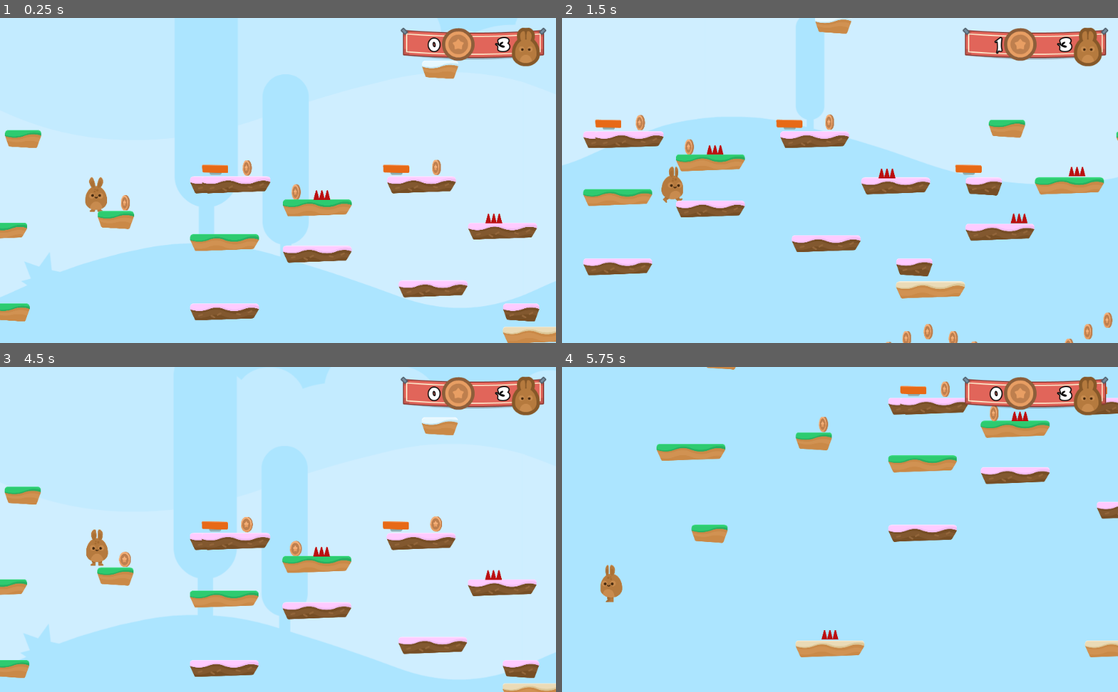
Above: before the commit, frames 1-4 (two rows, left to right).
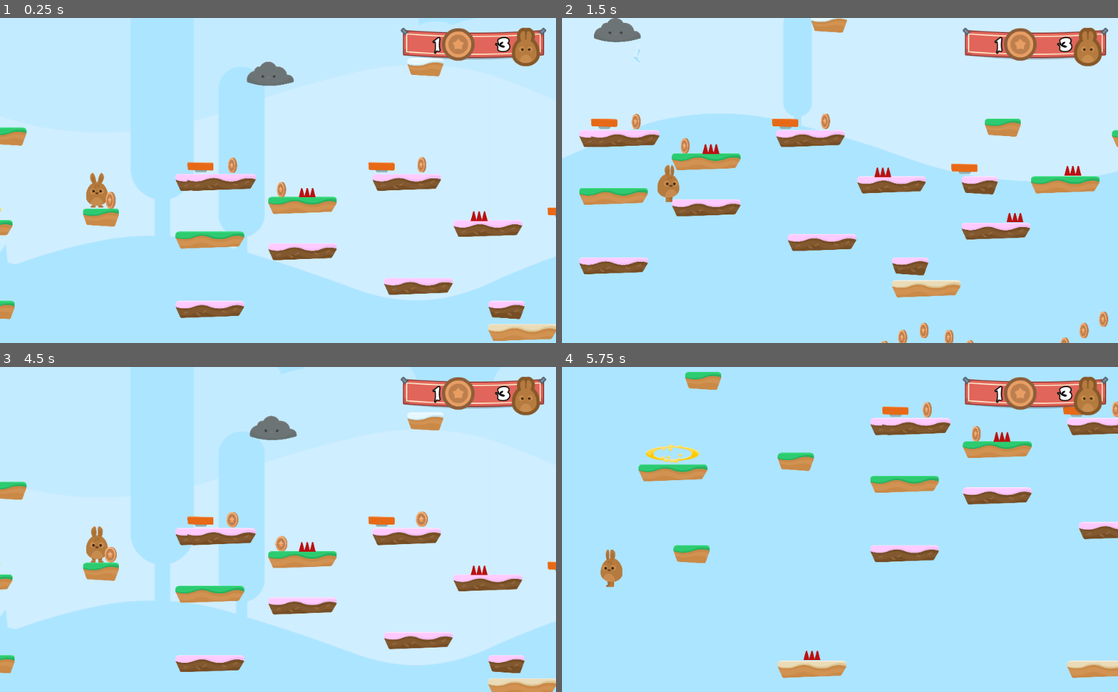
Above: after the commit, the same moments.

Repository: prodes13/curs_godot
Game: Godot game, scene res://Levels/Level1.tscn
Two runs of this game, one before a commit and one after it. Both use one fixed random seed, a clock stepped at 60 frames per second and the inputs below.
Inputs (mouse positions are in pixels of both pictures, inside the frame that each line leads up to):
- Up to frame 1 (0.25 s): no input
- Up to frame 2 (1.5 s): hold D (right) from 0.53 s (still down); tap W (jump) at 0.77 s
- Up to frame 3 (4.5 s): tap W (jump) at 1.52, 3.02, 3.77 s; release D (right) at 2.03 s; hold A (left) 2.03-2.78 s; hold D (right) 2.78-4.25 s; click (378, 575) at 4.25 s
- Up to frame 4 (5.75 s): hold A (left) from 5.03 s (still down); tap W (jump) at 5.27 s

The runs differ from the first frame. In frame 1, 20% of the frame differs, in the area x 0-100%, y 5-100%; in frame 2, 7.2%; in frame 3, 21%; in frame 4, 13%.

Commit message:
heist meisters started

Diff:
--- a/Hoppy_Days/Levels/GameState.gd
+++ b/Hoppy_Days/Levels/GameState.gd
@@ -31,3 +31,6 @@
 
 func end_game():
 	get_tree().change_scene("res://Levels/GameOver.tscn")
+
+func win_game():
+	get_tree().change_scene("res://Levels/GameWon.tscn")
--- /dev/null
+++ b/Hoppy_Days/Levels/GameWon.tscn
@@ -0,0 +1,26 @@
+[gd_scene load_steps=2 format=2]
+
+[ext_resource path="res://Levels/GameOver.tscn" type="PackedScene" id=1]
+
+[node name="Victory" instance=ExtResource( 1 )]
+
+[node name="VBoxContainer" parent="CenterContainer" index="0"]
+margin_left = 174.0
+margin_right = 850.0
+
+[node name="Label" parent="CenterContainer/VBoxContainer" index="0"]
+margin_right = 676.0
+custom_colors/font_color = Color( 0.027451, 0.560784, 0.141176, 1 )
+text = "You win!!!"
+
+[node name="HBoxContainer" parent="CenterContainer/VBoxContainer" index="1"]
+margin_right = 676.0
+
+[node name="Label" parent="CenterContainer/VBoxContainer/HBoxContainer" index="0"]
+margin_left = 115.0
+margin_right = 505.0
+text = "Play Again!"
+
+[node name="RestartButton" parent="CenterContainer/VBoxContainer/HBoxContainer" index="1"]
+margin_left = 509.0
+margin_right = 561.0
--- a/Hoppy_Days/Levels/Level1.tscn
+++ b/Hoppy_Days/Levels/Level1.tscn
@@ -8,12 +8,15 @@
 [ext_resource path="res://Items/JumpPad.tscn" type="PackedScene" id=6]
 [ext_resource path="res://SFX/Chiptune_Adventures_1.ogg" type="AudioStream" id=7]
 [ext_resource path="res://GUI/GUI.tscn" type="PackedScene" id=8]
+[ext_resource path="res://NPCs/Spikeman.tscn" type="PackedScene" id=9]
+[ext_resource path="res://NPCs/Cloud.tscn" type="PackedScene" id=10]
+[ext_resource path="res://Levels/Portal.tscn" type="PackedScene" id=11]
 
 [node name="Level1" type="Node"]
 script = ExtResource( 1 )
 
 [node name="Player" parent="." instance=ExtResource( 2 )]
-position = Vector2( -1600.67, 198.969 )
+position = Vector2( -1521.47, 226.923 )
 
 [node name="TileMap" type="TileMap" parent="."]
 tile_set = ExtResource( 3 )
@@ -146,3 +149,17 @@
 autoplay = true
 
 [node name="GUI" parent="." instance=ExtResource( 8 )]
+
+[node name="Portal" parent="." instance=ExtResource( 11 )]
+position = Vector2( -2180.41, 451.922 )
+
+[node name="NPCs" type="Node" parent="."]
+
+[node name="Spikeman" parent="NPCs" instance=ExtResource( 9 )]
+position = Vector2( 1779.74, 1518.83 )
+
+[node name="Spikeman2" parent="NPCs" instance=ExtResource( 9 )]
+position = Vector2( 4099.92, 1257.93 )
+
+[node name="Cloud" parent="NPCs" instance=ExtResource( 10 )]
+position = Vector2( -526.467, -298.176 )
--- /dev/null
+++ b/Hoppy_Days/Levels/Portal.gd
@@ -0,0 +1,6 @@
+extends Node2D
+
+
+
+func _on_Area2D_body_entered(body):
+	get_tree().call_group("Gamestate", "win_game")
--- /dev/null
+++ b/Hoppy_Days/Levels/Portal.tscn
@@ -0,0 +1,60 @@
+[gd_scene load_steps=7 format=2]
+
+[ext_resource path="res://GFX/Items/portal_yellow.png" type="Texture" id=1]
+[ext_resource path="res://GFX/Particles/portal_yellowParticle.png" type="Texture" id=2]
+[ext_resource path="res://Levels/Portal.gd" type="Script" id=3]
+
+[sub_resource type="RectangleShape2D" id=1]
+extents = Vector2( 109.142, 40.6502 )
+
+[sub_resource type="Animation" id=2]
+resource_name = "PortalStrech"
+length = 2.0
+loop = true
+step = 1.0
+tracks/0/type = "value"
+tracks/0/path = NodePath(".:scale")
+tracks/0/interp = 1
+tracks/0/loop_wrap = true
+tracks/0/imported = false
+tracks/0/enabled = true
+tracks/0/keys = {
+"times": PoolRealArray( 0, 1 ),
+"transitions": PoolRealArray( 1, 1 ),
+"update": 0,
+"values": [ Vector2( 1, 1 ), Vector2( 1.5, 1 ) ]
+}
+
+[sub_resource type="ParticlesMaterial" id=3]
+emission_shape = 1
+emission_sphere_radius = 50.0
+flag_disable_z = true
+gravity = Vector3( 0, 0, 0 )
+initial_velocity = 15.0
+orbit_velocity = 1.5
+orbit_velocity_random = 0.0
+
+[node name="Portal" type="Node2D"]
+script = ExtResource( 3 )
+
+[node name="Area2D" type="Area2D" parent="."]
+scale = Vector2( 1.29737, 1 )
+collision_layer = 0
+
+[node name="Sprite" type="Sprite" parent="Area2D"]
+texture = ExtResource( 1 )
+
+[node name="CollisionShape2D" type="CollisionShape2D" parent="Area2D"]
+visible = false
+shape = SubResource( 1 )
+
+[node name="AnimationPlayer" type="AnimationPlayer" parent="Area2D"]
+autoplay = "PortalStrech"
+anims/PortalStrech = SubResource( 2 )
+
+[node name="Particles2D" type="Particles2D" parent="Area2D"]
+amount = 32
+lifetime = 2.0
+process_material = SubResource( 3 )
+texture = ExtResource( 2 )
+[connection signal="body_entered" from="Area2D" to="." method="_on_Area2D_body_entered"]
--- /dev/null
+++ b/Hoppy_Days/NPCs/Cloud.gd
@@ -0,0 +1,17 @@
+extends Node2D
+
+var timeout = false
+
+func _process(delta):
+	if $Sprite/RayCast2D.is_colliding():
+		fire()
+
+func fire():
+	if not timeout:
+		$Sprite/RayCast2D.add_child(load("res://NPCs/Lightning.tscn").instance())
+		$Sprite/Timer.start()
+		timeout = true
+
+
+func _on_Timer_timeout():
+	timeout = false
--- /dev/null
+++ b/Hoppy_Days/NPCs/Cloud.tscn
@@ -0,0 +1,41 @@
+[gd_scene load_steps=4 format=2]
+
+[ext_resource path="res://GFX/Background/Enemies/cloud.png" type="Texture" id=1]
+[ext_resource path="res://NPCs/Cloud.gd" type="Script" id=2]
+
+[sub_resource type="Animation" id=1]
+resource_name = "CloudDrift"
+length = 8.0
+loop = true
+tracks/0/type = "value"
+tracks/0/path = NodePath(".:position")
+tracks/0/interp = 1
+tracks/0/loop_wrap = true
+tracks/0/imported = false
+tracks/0/enabled = true
+tracks/0/keys = {
+"times": PoolRealArray( 0.1, 2.1, 6 ),
+"transitions": PoolRealArray( 1, 1, 1 ),
+"update": 0,
+"values": [ Vector2( 0, 0 ), Vector2( -500, 0 ), Vector2( 500, 0 ) ]
+}
+
+[node name="Cloud" type="Node2D"]
+script = ExtResource( 2 )
+
+[node name="Sprite" type="Sprite" parent="."]
+self_modulate = Color( 0.482353, 0.482353, 0.482353, 1 )
+position = Vector2( 23.8095, 0 )
+texture = ExtResource( 1 )
+
+[node name="AnimatedSprite" type="AnimationPlayer" parent="Sprite"]
+autoplay = "CloudDrift"
+anims/CloudDrift = SubResource( 1 )
+
+[node name="Timer" type="Timer" parent="Sprite"]
+one_shot = true
+
+[node name="RayCast2D" type="RayCast2D" parent="Sprite"]
+enabled = true
+cast_to = Vector2( 0, 750 )
+[connection signal="timeout" from="Sprite/Timer" to="." method="_on_Timer_timeout"]
--- /dev/null
+++ b/Hoppy_Days/NPCs/Lightning.gd
@@ -0,0 +1,21 @@
+extends Node2D
+
+const SPEED = 300
+
+func _ready():
+	set_as_toplevel(true) #doesnt take pos form parent
+	global_position = get_parent().global_position
+
+func _process(delta):
+	position.y += SPEED * delta
+	manage_collision()
+
+func _on_VisibilityNotifier2D_screen_exited():
+	queue_free()
+
+func manage_collision():
+	var collider = $Area2D.get_overlapping_bodies()
+	for object in collider:
+		if object.name == "Player":
+			get_tree().call_group("Gamestate", "hurt")
+		queue_free()
--- /dev/null
+++ b/Hoppy_Days/NPCs/Lightning.tscn
@@ -0,0 +1,34 @@
+[gd_scene load_steps=6 format=2]
+
+[ext_resource path="res://GFX/Particles/lighting_blue.png" type="Texture" id=1]
+[ext_resource path="res://GFX/Particles/lighting_yellow.png" type="Texture" id=2]
+[ext_resource path="res://NPCs/Lightning.gd" type="Script" id=3]
+
+[sub_resource type="SpriteFrames" id=1]
+animations = [ {
+"frames": [ ExtResource( 1 ), ExtResource( 2 ) ],
+"loop": true,
+"name": "default",
+"speed": 5.0
+} ]
+
+[sub_resource type="RectangleShape2D" id=2]
+extents = Vector2( 20.0691, 56.0571 )
+
+[node name="Lightning" type="Node2D"]
+script = ExtResource( 3 )
+
+[node name="Area2D" type="Area2D" parent="."]
+collision_layer = 4
+collision_mask = 3
+
+[node name="AnimatedSprite" type="AnimatedSprite" parent="Area2D"]
+frames = SubResource( 1 )
+playing = true
+
+[node name="CollisionShape2D" type="CollisionShape2D" parent="Area2D"]
+visible = false
+shape = SubResource( 2 )
+
+[node name="VisibilityNotifier2D" type="VisibilityNotifier2D" parent="Area2D"]
+[connection signal="screen_exited" from="Area2D/VisibilityNotifier2D" to="." method="_on_VisibilityNotifier2D_screen_exited"]
--- /dev/null
+++ b/Hoppy_Days/NPCs/Spikeman.tscn
@@ -0,0 +1,74 @@
+[gd_scene load_steps=8 format=2]
+
+[ext_resource path="res://GFX/Background/Enemies/spikeMan_stand.png" type="Texture" id=1]
+[ext_resource path="res://GFX/Background/Enemies/spikeMan_walk2.png" type="Texture" id=2]
+[ext_resource path="res://GFX/Background/Enemies/spikeMan_walk1.png" type="Texture" id=3]
+[ext_resource path="res://Hazards/Hazards.gd" type="Script" id=4]
+
+[sub_resource type="SpriteFrames" id=1]
+animations = [ {
+"frames": [ ExtResource( 3 ), ExtResource( 2 ) ],
+"loop": true,
+"name": "walk",
+"speed": 5.0
+}, {
+"frames": [ ExtResource( 1 ) ],
+"loop": true,
+"name": "stand",
+"speed": 5.0
+} ]
+
+[sub_resource type="CapsuleShape2D" id=2]
+radius = 46.7053
+height = 51.0593
+
+[sub_resource type="Animation" id=3]
+resource_name = "Spikeman"
+length = 6.0
+loop = true
+step = 1.0
+tracks/0/type = "value"
+tracks/0/path = NodePath(".:position")
+tracks/0/interp = 1
+tracks/0/loop_wrap = true
+tracks/0/imported = false
+tracks/0/enabled = true
+tracks/0/keys = {
+"times": PoolRealArray( 0, 1, 2, 3, 4, 5 ),
+"transitions": PoolRealArray( 1, 1, 1, 1, 1, 1 ),
+"update": 0,
+"values": [ Vector2( 0, 0 ), Vector2( 100, 0 ), Vector2( 0, 0 ), Vector2( 100, 0 ), Vector2( 0, 0 ), Vector2( 100, 0 ) ]
+}
+tracks/1/type = "value"
+tracks/1/path = NodePath("AnimatedSprite:animation")
+tracks/1/interp = 1
+tracks/1/loop_wrap = true
+tracks/1/imported = false
+tracks/1/enabled = true
+tracks/1/keys = {
+"times": PoolRealArray( 0, 1, 2, 3, 4, 5 ),
+"transitions": PoolRealArray( 1, 1, 1, 1, 1, 1 ),
+"update": 1,
+"values": [ "walk", "stand", "walk", "stand", "walk", "stand" ]
+}
+
+[node name="Spikeman" type="Node2D"]
+
+[node name="Area2D" type="Area2D" parent="."]
+collision_layer = 4
+script = ExtResource( 4 )
+
+[node name="AnimatedSprite" type="AnimatedSprite" parent="Area2D"]
+frames = SubResource( 1 )
+animation = "walk"
+frame = 1
+playing = true
+
+[node name="CollisionShape2D" type="CollisionShape2D" parent="Area2D"]
+visible = false
+shape = SubResource( 2 )
+
+[node name="AnimationPlayer" type="AnimationPlayer" parent="Area2D"]
+autoplay = "Spikeman"
+anims/Spikeman = SubResource( 3 )
+[connection signal="body_entered" from="Area2D" to="Area2D" method="_on_SpikeTop_body_entered"]
Not shown: 1 places in Hoppy_Days/Levels/Level1.tscn that only renumber resources
Not shown, added: Heist_Meisters/GFX/Interface/Fonts/kenvector_future.ttf
Not shown, added: Heist_Meisters/GFX/Interface/Fonts/kenvector_future_thin.ttf
Not shown, added: Heist_Meisters/GFX/Interface/PNG/barHorizontal_blue_left.png
Not shown, added: Heist_Meisters/GFX/Interface/PNG/barHorizontal_blue_left.png.import
Not shown, added: Heist_Meisters/GFX/Interface/PNG/barHorizontal_blue_mid.png
Not shown, added: Heist_Meisters/GFX/Interface/PNG/barHorizontal_blue_mid.png.import
Not shown, added: Heist_Meisters/GFX/Interface/PNG/barHorizontal_blue_right.png
Not shown, added: Heist_Meisters/GFX/Interface/PNG/barHorizontal_blue_right.png.import
Not shown, added: Heist_Meisters/GFX/Interface/PNG/barHorizontal_green_left.png
Not shown, added: Heist_Meisters/GFX/Interface/PNG/barHorizontal_green_left.png.import
Not shown, added: Heist_Meisters/GFX/Interface/PNG/barHorizontal_green_mid.png
(and 189 more such lines)
